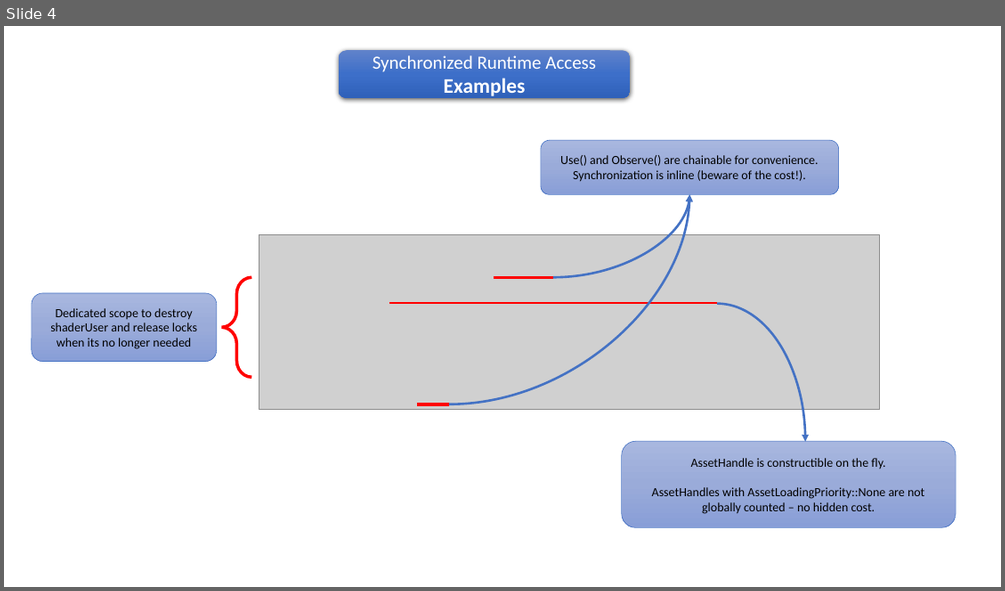
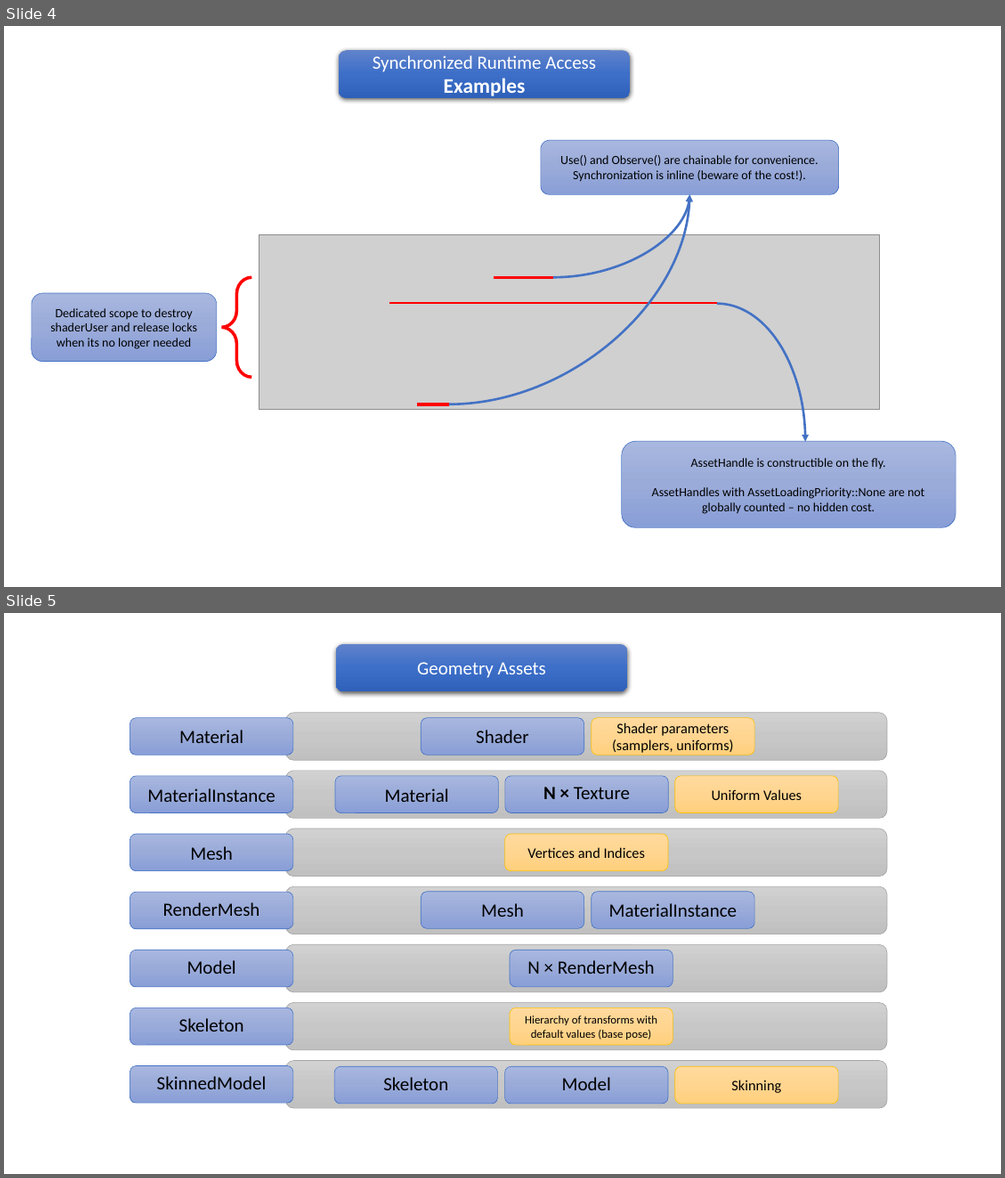
Before and after one commit to pawel-kaleta/FoolsEngine, a slide deck: Documentation/Asset Pipeline.pptx. Shown one above the other, each under a label of ours: slide 4 before the commit, slides 4 and 5 after it. The pictures are 1005x591 and 1005x1178 pixels, drawn with LibreOffice and Linux fonts; fonts in the diff are those of the drawing; grey boxes stand for pictures. Boxes give left, top, right and bottom in pixels: in the first picture for what was removed or moved away, otherwise in the second. Text is boxed around its words. In the diff, an @@ line names an element or a change of style, - is before the commit and + after.

Commit message:
Design of geometry assets

```diff
--- a/Documentation/Asset Pipeline.pptx
+++ b/Documentation/Asset Pipeline.pptx
@@ slide 5 added at bbox=[4, 613, 1001, 1174], background #FFFFFF @@
@@ rounded rectangle added at bbox=[336, 643, 628, 691], fill gradient #6183CB to #3E70CA to #3062BB, 18 pt, text #FFFFFF @@
+Geometry Assets
@@ rounded rectangle added at bbox=[129, 718, 292, 755], fill gradient #A8B7DF to #9AABD9 to #889ED7, outline #4472C4 0.5 pt, 18 pt, text #000000 @@
+Material
@@ rounded rectangle added at bbox=[286, 713, 887, 761], fill gradient #D2D2D2 to #C8C8C8 to #C0C0C0, outline #A5A5A5 0.5 pt @@
@@ rounded rectangle added at bbox=[421, 718, 583, 755], fill gradient #A8B7DF to #9AABD9 to #889ED7, outline #4472C4 0.5 pt, 18 pt, text #000000 @@
+Shader
@@ rounded rectangle added at bbox=[591, 718, 754, 755], fill gradient #FFDB9E to #FFD590 to #FFD07C, outline #FFC000 0.5 pt, 14 pt, text #000000 @@
+Shader parameters (samplers, uniforms)
@@ rounded rectangle added at bbox=[286, 771, 887, 819], fill gradient #D2D2D2 to #C8C8C8 to #C0C0C0, outline #A5A5A5 0.5 pt @@
@@ rounded rectangle added at bbox=[129, 776, 292, 813], fill gradient #A8B7DF to #9AABD9 to #889ED7, outline #4472C4 0.5 pt, 18 pt, text #000000 @@
+MaterialInstance
@@ rounded rectangle added at bbox=[335, 776, 498, 813], fill gradient #A8B7DF to #9AABD9 to #889ED7, outline #4472C4 0.5 pt, 18 pt, text #000000 @@
+Material
@@ rounded rectangle added at bbox=[505, 776, 668, 813], fill gradient #A8B7DF to #9AABD9 to #889ED7, outline #4472C4 0.5 pt, 18 pt, text #000000 @@
+N × Texture
@@ rounded rectangle added at bbox=[675, 776, 838, 813], fill gradient #FFDB9E to #FFD590 to #FFD07C, outline #FFC000 0.5 pt, 14 pt, text #000000 @@
+Uniform Values
@@ rounded rectangle added at bbox=[129, 834, 292, 871], fill gradient #A8B7DF to #9AABD9 to #889ED7, outline #4472C4 0.5 pt, 18 pt, text #000000 @@
+Mesh
@@ rounded rectangle added at bbox=[286, 828, 887, 876], fill gradient #D2D2D2 to #C8C8C8 to #C0C0C0, outline #A5A5A5 0.5 pt @@
@@ rounded rectangle added at bbox=[505, 834, 668, 871], fill gradient #FFDB9E to #FFD590 to #FFD07C, outline #FFC000 0.5 pt, 14 pt, text #000000 @@
+Vertices and Indices
@@ rounded rectangle added at bbox=[129, 892, 292, 929], fill gradient #A8B7DF to #9AABD9 to #889ED7, outline #4472C4 0.5 pt, 18 pt, text #000000 @@
+RenderMesh
@@ rounded rectangle added at bbox=[286, 887, 887, 934], fill gradient #D2D2D2 to #C8C8C8 to #C0C0C0, outline #A5A5A5 0.5 pt @@
@@ rounded rectangle added at bbox=[421, 892, 583, 929], fill gradient #A8B7DF to #9AABD9 to #889ED7, outline #4472C4 0.5 pt, 18 pt, text #000000 @@
+Mesh
@@ rounded rectangle added at bbox=[591, 892, 754, 929], fill gradient #A8B7DF to #9AABD9 to #889ED7, outline #4472C4 0.5 pt, 18 pt, text #000000 @@
+MaterialInstance
@@ rounded rectangle added at bbox=[129, 949, 292, 987], fill gradient #A8B7DF to #9AABD9 to #889ED7, outline #4472C4 0.5 pt, 18 pt, text #000000 @@
+Model
@@ rounded rectangle added at bbox=[286, 944, 887, 992], fill gradient #D2D2D2 to #C8C8C8 to #C0C0C0, outline #A5A5A5 0.5 pt @@
@@ rounded rectangle added at bbox=[510, 949, 672, 987], fill gradient #A8B7DF to #9AABD9 to #889ED7, outline #4472C4 0.5 pt, 18 pt, text #000000 @@
+N × RenderMesh
@@ rounded rectangle added at bbox=[129, 1008, 292, 1046], fill gradient #A8B7DF to #9AABD9 to #889ED7, outline #4472C4 0.5 pt, 18 pt, text #000000 @@
+Skeleton
@@ rounded rectangle added at bbox=[286, 1003, 887, 1051], fill gradient #D2D2D2 to #C8C8C8 to #C0C0C0, outline #A5A5A5 0.5 pt @@
@@ rounded rectangle added at bbox=[510, 1008, 672, 1046], fill gradient #FFDB9E to #FFD590 to #FFD07C, outline #FFC000 0.5 pt, 11 pt, text #000000 @@
+Hierarchy of transforms with default values (base pose)
@@ rounded rectangle added at bbox=[129, 1065, 292, 1103], fill gradient #A8B7DF to #9AABD9 to #889ED7, outline #4472C4 0.5 pt, 18 pt, text #000000 @@
+SkinnedModel
@@ rounded rectangle added at bbox=[286, 1060, 887, 1108], fill gradient #D2D2D2 to #C8C8C8 to #C0C0C0, outline #A5A5A5 0.5 pt @@
@@ rounded rectangle added at bbox=[334, 1066, 498, 1103], fill gradient #A8B7DF to #9AABD9 to #889ED7, outline #4472C4 0.5 pt, 18 pt, text #000000 @@
+Skeleton
@@ rounded rectangle added at bbox=[505, 1066, 668, 1103], fill gradient #A8B7DF to #9AABD9 to #889ED7, outline #4472C4 0.5 pt, 18 pt, text #000000 @@
+Model
@@ rounded rectangle added at bbox=[675, 1066, 838, 1103], fill gradient #FFDB9E to #FFD590 to #FFD07C, outline #FFC000 0.5 pt, 14 pt, text #000000 @@
+Skinning
```
Also in this commit, not shown: 3 other files.
